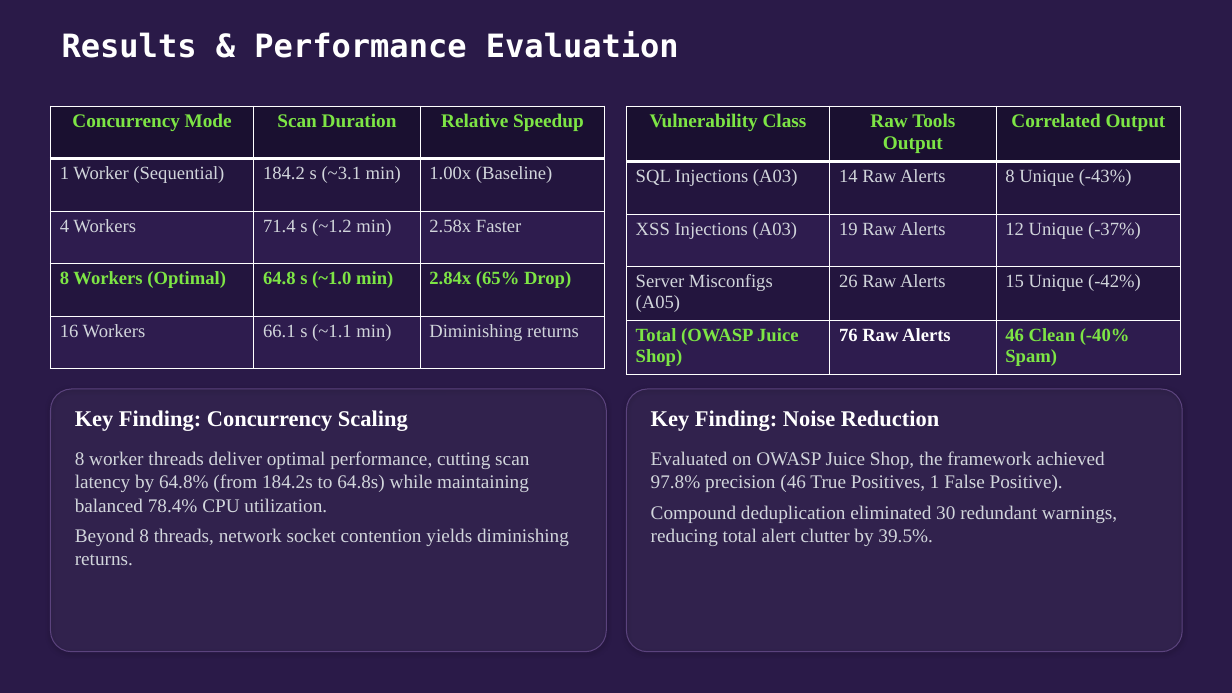
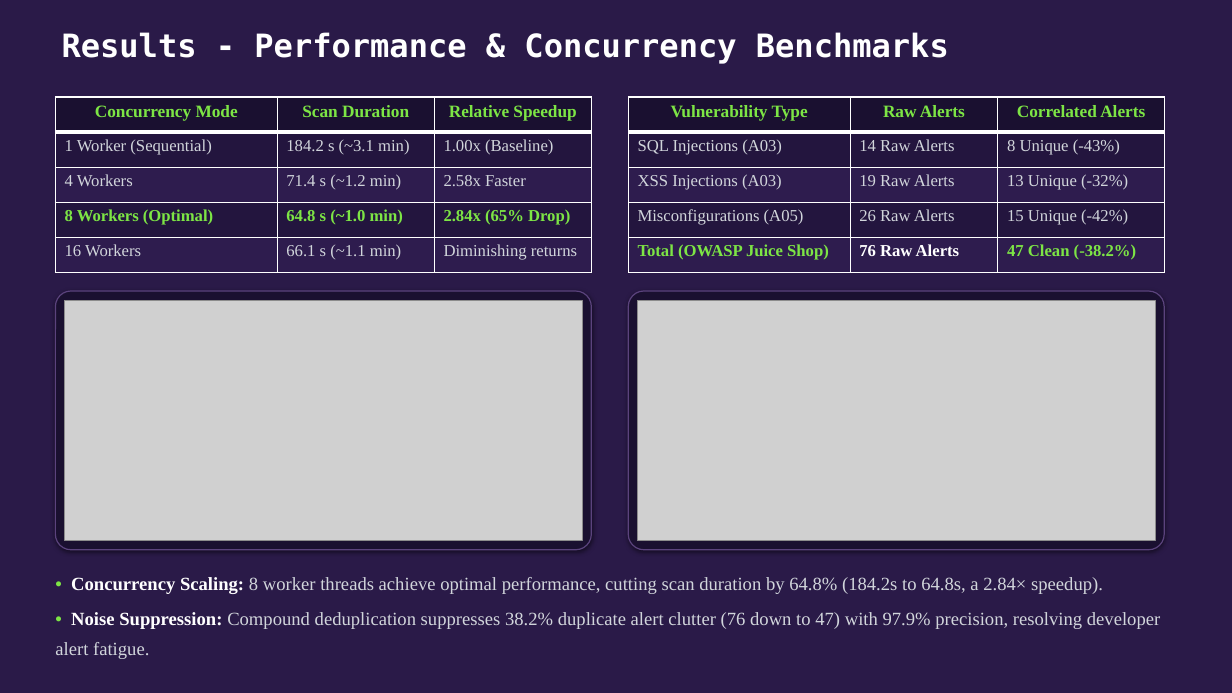
Before and after one commit to NEXUS-888/AutoSecAudit, a slide deck: slide 17 of Presentation/AutoSecAudit - Phase 3 Presentation.pptx. Drawn at 1232x693 pixels with LibreOffice and Linux fonts; fonts in the diff are those of the drawing; grey boxes stand for pictures. Boxes give left, top, right and bottom in pixels: in the first picture for what was removed or moved away, otherwise in the second. Text is boxed around its words. In the diff, an @@ line names an element or a change of style, - is before the commit and + after.

```diff
--- a/Presentation/AutoSecAudit - Phase 3 Presentation.pptx
+++ b/Presentation/AutoSecAudit - Phase 3 Presentation.pptx
@@ text at box(62, 32, 949, 64): text changed @@
-Results & Performance Evaluation
+Results - Performance & Concurrency Benchmarks
@@ table at box(55, 97, 592, 273) @@
@@ size 15 to 13.5 pt in "Concurrency Mode", "Scan Duration", "Relative Speedup" @@
@@ size 14.5 to 13 pt in "1 Worker (Sequential)", "184.2 s (~3.1 min)", "1.00x (Baseline)", "4 Workers" and 8 more places @@
@@ table: place and size @@
-table at box(51, 106, 605, 369)
+table at box(55, 97, 592, 273)
@@ table at box(628, 97, 1165, 273) @@
-row 1: Vulnerability Class | Raw Tools Output | Correlated Output
+row 1: Vulnerability Type | Raw Alerts | Correlated Alerts
-row 3, column 3: 12 Unique (-37%)
+row 3, column 3: 13 Unique (-32%)
-row 4, column 1: Server Misconfigs (A05)
+row 4, column 1: Misconfigurations (A05)
-row 5, column 3: 46 Clean (-40% Spam)
+row 5, column 3: 47 Clean (-38.2%)
@@ size 14.5 to 13 pt in "SQL Injections (A03)", "14 Raw Alerts", "8 Unique (-43%)", "XSS Injections (A03)" and 5 more places @@
@@ table: place and size @@
-table at box(627, 106, 1181, 370)
+table at box(628, 97, 1165, 273)
@@ rounded rectangle: place and size @@
-rounded rectangle at box(51, 389, 606, 652)
+rounded rectangle at box(55, 291, 592, 550)
@@ rounded rectangle at box(55, 291, 592, 550): fill #FFFFFF at 4% opacity to #1A1030; outline #5B437D 0.79 pt to #5B437D 0.94 pt; proportions changed @@
@@ rounded rectangle at box(628, 291, 1165, 550): fill #FFFFFF at 4% opacity to #1A1030; outline #5B437D 0.79 pt to #5B437D 0.94 pt; proportions changed @@
@@ rounded rectangle: place and size @@
-rounded rectangle at box(627, 389, 1182, 652)
+rounded rectangle at box(628, 291, 1165, 550)
@@ picture added at box(65, 300, 582, 541) @@
@@ picture added at box(638, 300, 1155, 541) @@
@@ text removed at box(75, 410, 408, 431) @@
-Key Finding: Concurrency Scaling
@@ text removed at box(651, 410, 939, 431) @@
-Key Finding: Noise Reduction
@@ text removed at box(75, 451, 569, 565) @@
-8 worker threads deliver optimal performance, cutting scan latency by 64.8% (from 184.2s to 64.8s) while maintaining balanced 78.4% CPU utilization.
-Beyond 8 threads, network socket contention yields diminishing returns.
@@ text removed at box(651, 451, 1117, 546) @@
-Evaluated on OWASP Juice Shop, the framework achieved 97.8% precision (46 True Positives, 1 False Positive).
-Compound deduplication eliminated 30 redundant warnings, reducing total alert clutter by 39.5%.
@@ text added at box(55, 577, 1160, 659), 14.5 pt, text #D1D5DB @@
+• Concurrency Scaling: 8 worker threads achieve optimal performance, cutting scan duration by 64.8% (184.2s to 64.8s, a 2.84× speedup).
+• Noise Suppression: Compound deduplication suppresses 38.2% duplicate alert clutter (76 down to 47) with 97.9% precision, resolving developer alert fatigue.
```
Also in this commit, not shown: 12 other slides changed, 6 slides added, 7 slides removed, 41 other files.
